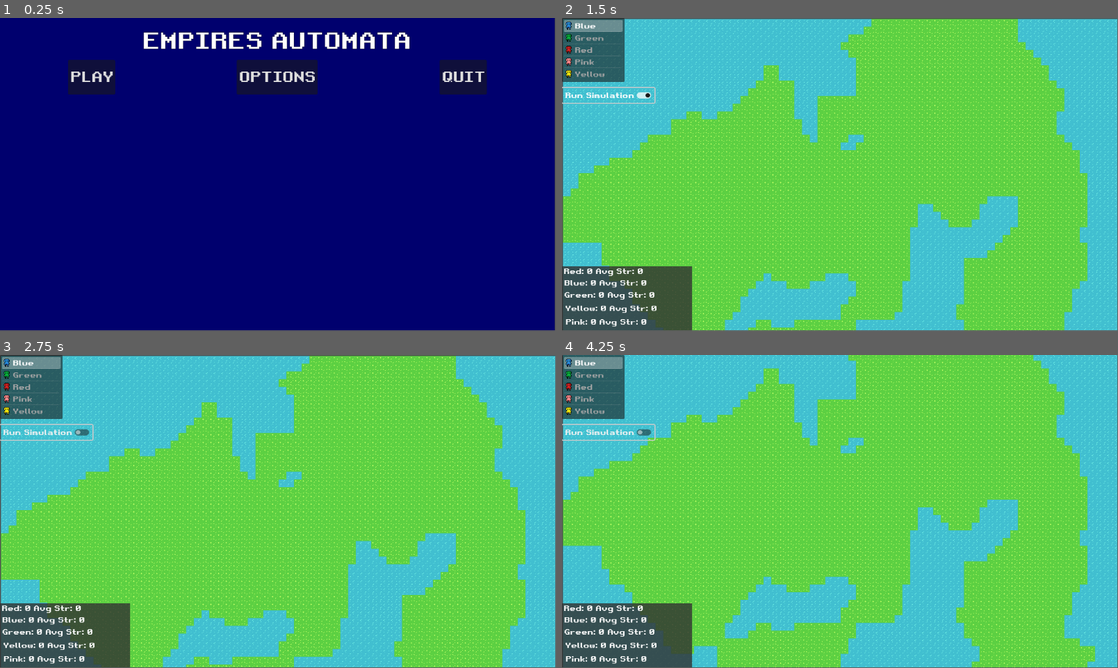
Above: before the commit, frames 1-4 (two rows, left to right).
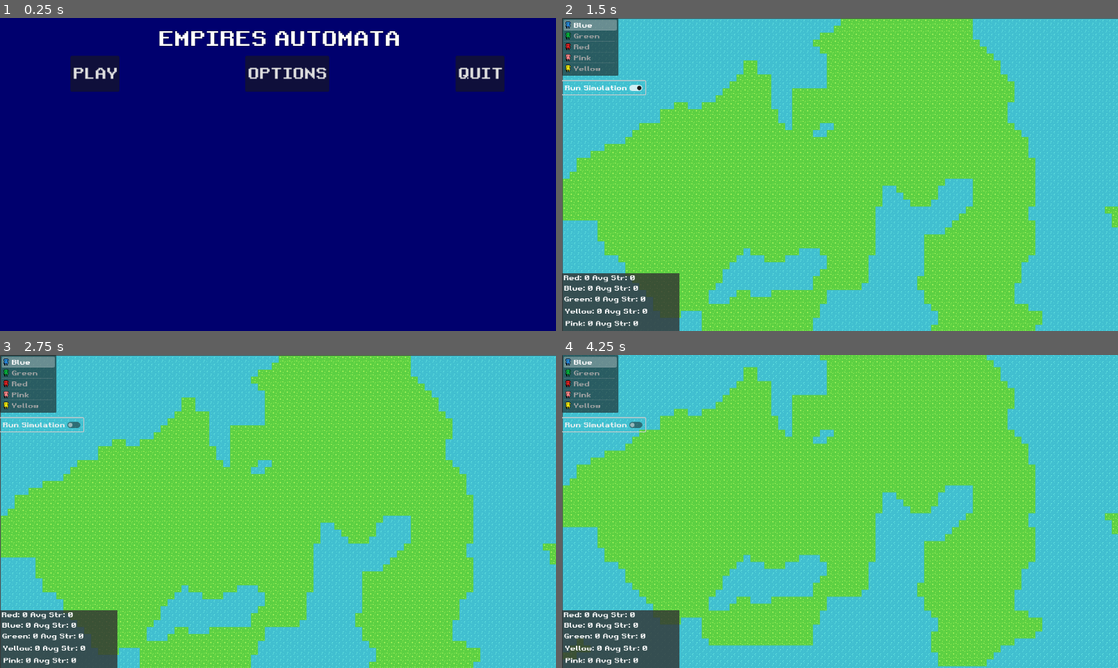
Above: after the commit, the same moments.

Repository: Crisptos/Empires-Automata
Game: Godot game, scene res://Scenes/UI/Main Menu/main_menu.tscn
Two runs of this game, one before a commit and one after it. Both use one fixed random seed, a clock stepped at 60 frames per second and the inputs below.
Inputs (mouse positions are in pixels of both pictures, inside the frame that each line leads up to):
- Up to frame 1 (0.25 s): no input
- Up to frame 2 (1.5 s): click "PLAY" at 0.5 s; click "Run Simulation" at 1.25 s
- Up to frame 3 (2.75 s): click "Run Simulation" at 2 s
- Up to frame 4 (4.25 s): click "Run Simulation" at 2.75 s; tap Enter at 3.5 s; move the mouse to (962, 495) at 3.52 s; hold S (CAMERA_DOWN) from 3.53 s (still down); click (962, 495) at 3.67 s
In our replay, the window is 799x449 before the commit and 800x450 after it. These sizes can differ from the game's own. Grey fills any space a smaller window leaves; there, only what the larger window draws over its background counts as a difference.

The runs differ from the first frame. In frame 1, 4.5% of the frame differs, in the area x 12-100%, y 0-100%; in frame 2, 41%; in frame 3, 41%; in frame 4, 42%, in the area x 0-100%, y 0-100%.

Commit message:
Added in a resolution settings in the options menu. Settings are saved to a cfg file and loaded upon game initialization

Diff:
--- /dev/null
+++ b/Config/settings.cfg
@@ -0,0 +1,3 @@
+[Video Settings]
+
+Resolution=1
--- /dev/null
+++ b/Scenes/UI/Main Menu/Settings/options_menu.gd
@@ -0,0 +1,43 @@
+extends Control
+
+@onready var resolutions = $"Background/Tabs Container/Video/MarginContainer/ResContainer/Resolutions"
+
+var _config = ConfigFile.new()
+var path = "res://Config/settings.cfg"
+
+func _ready():
+	loadSettings()
+
+func _on_button_pressed():
+	self.visible = !self.visible
+
+func loadSettings():
+	var error = _config.load("res://Config/settings.cfg");
+	if error != OK:
+		# Create new cfg with default settings
+		_config.set_value("Video Settings", "Resolution", 0)
+		_config.save(path)
+		return
+
+	var resolution_index = _config.get_value("Video Settings", "Resolution", null)
+	updateResolution(resolution_index)
+	resolutions.select(resolution_index)
+
+
+func _on_resolutions_item_selected(index):
+	updateResolution(index)
+
+func updateResolution(index: int):
+	match index:
+		0:
+			DisplayServer.window_set_size(Vector2i(1024, 576))
+		1:
+			DisplayServer.window_set_size(Vector2i(1280, 720))
+		2:
+			DisplayServer.window_set_size(Vector2i(1366, 768))
+		3:
+			DisplayServer.window_set_size(Vector2i(1600, 900))
+		4:
+			DisplayServer.window_set_size(Vector2i(1920, 1080))
+	_config.set_value("Video Settings", "Resolution", index)
+	_config.save(path)
--- /dev/null
+++ b/Scenes/UI/Main Menu/Settings/options_menu.tscn
@@ -0,0 +1,86 @@
+[gd_scene load_steps=2 format=3 uid="uid://cqa48oq2i3hq5"]
+
+[ext_resource type="Script" path="res://Scenes/UI/Main Menu/Settings/options_menu.gd" id="1_6trpk"]
+
+[node name="options_menu" type="Control"]
+layout_mode = 3
+anchors_preset = 15
+anchor_right = 1.0
+anchor_bottom = 1.0
+grow_horizontal = 2
+grow_vertical = 2
+script = ExtResource("1_6trpk")
+
+[node name="Background" type="ColorRect" parent="."]
+layout_mode = 1
+anchors_preset = -1
+offset_left = 108.0
+offset_top = 81.0
+offset_right = 1153.0
+offset_bottom = 643.0
+color = Color(0.14902, 0.164706, 0.258824, 1)
+
+[node name="Tabs Container" type="TabContainer" parent="Background"]
+layout_mode = 0
+offset_top = 1.0
+offset_right = 1045.0
+offset_bottom = 563.0
+
+[node name="Video" type="TabBar" parent="Background/Tabs Container"]
+layout_mode = 2
+
+[node name="MarginContainer" type="MarginContainer" parent="Background/Tabs Container/Video"]
+layout_mode = 1
+offset_left = 36.0
+offset_top = 32.0
+offset_right = 164.0
+offset_bottom = 104.0
+
+[node name="ResContainer" type="VBoxContainer" parent="Background/Tabs Container/Video/MarginContainer"]
+layout_mode = 2
+size_flags_horizontal = 0
+size_flags_vertical = 0
+
+[node name="ResolutionLabel" type="Label" parent="Background/Tabs Container/Video/MarginContainer/ResContainer"]
+layout_mode = 2
+text = "Resolution
+"
+horizontal_alignment = 1
+
+[node name="Resolutions" type="OptionButton" parent="Background/Tabs Container/Video/MarginContainer/ResContainer"]
+layout_mode = 2
+tooltip_text = "
+"
+flat = true
+item_count = 5
+selected = 0
+popup/item_0/text = "1024x576"
+popup/item_0/id = 0
+popup/item_1/text = "1280x720"
+popup/item_1/id = 1
+popup/item_2/text = "1366x768"
+popup/item_2/id = 2
+popup/item_3/text = "1600x900"
+popup/item_3/id = 3
+popup/item_4/text = "1920x1080"
+popup/item_4/id = 4
+
+[node name="Audio" type="TabBar" parent="Background/Tabs Container"]
+visible = false
+layout_mode = 2
+
+[node name="Gameplay" type="TabBar" parent="Background/Tabs Container"]
+visible = false
+layout_mode = 2
+
+[node name="X" type="Button" parent="Background"]
+layout_mode = 0
+offset_left = 1017.0
+offset_top = 4.0
+offset_right = 1044.0
+offset_bottom = 35.0
+scale = Vector2(0.785, 0.785)
+text = "X"
+
+[connection signal="item_selected" from="Background/Tabs Container/Video/MarginContainer/ResContainer/Resolutions" to="." method="_on_resolutions_item_selected"]
+[connection signal="pressed" from="Background/X" to="." method="_on_button_pressed"]
--- a/Scenes/UI/Main Menu/main_menu.tscn
+++ b/Scenes/UI/Main Menu/main_menu.tscn
@@ -18,17 +18,19 @@
 
 [node name="Background" type="ColorRect" parent="."]
 layout_mode = 0
-offset_right = 1151.0
-offset_bottom = 650.0
+offset_right = 1285.0
+offset_bottom = 721.0
 color = Color(0, 0, 0.431373, 1)
 
 [node name="CanvasLayer" type="CanvasLayer" parent="."]
 
-[node name="TitleMarginContainer" type="MarginContainer" parent="CanvasLayer"]
-offset_right = 1146.0
+[node name="Title" type="MarginContainer" parent="CanvasLayer"]
+anchors_preset = -1
+anchor_right = 0.065625
+offset_right = 1199.0
 offset_bottom = 95.0
 
-[node name="Main Title" type="Label" parent="CanvasLayer/TitleMarginContainer"]
+[node name="Main Title" type="Label" parent="CanvasLayer/Title"]
 layout_mode = 2
 text = "EMPIRES AUTOMATA"
 label_settings = ExtResource("1_groxg")
@@ -38,6 +40,8 @@
 offset_top = 87.0
 offset_right = 1152.0
 offset_bottom = 159.0
+scale = Vector2(1.15, 1.15)
+metadata/_edit_use_anchors_ = true
 
 [node name="Play" type="Button" parent="CanvasLayer/HButtonContainer"]
 layout_mode = 2
--- a/Scenes/UI/Main Menu/options_menu.gd
+++ /dev/null
@@ -1,4 +0,0 @@
-extends Control
-
-func _on_button_pressed():
-	self.visible = !self.visible
--- a/Scenes/UI/Main Menu/options_menu.tscn
+++ /dev/null
@@ -1,56 +0,0 @@
-[gd_scene load_steps=2 format=3 uid="uid://cqa48oq2i3hq5"]
-
-[ext_resource type="Script" path="res://Scenes/UI/Main Menu/options_menu.gd" id="1_3njij"]
-
-[node name="options_menu" type="Control"]
-layout_mode = 3
-anchors_preset = 15
-anchor_right = 1.0
-anchor_bottom = 1.0
-grow_horizontal = 2
-grow_vertical = 2
-script = ExtResource("1_3njij")
-
-[node name="ColorRect" type="ColorRect" parent="."]
-layout_mode = 0
-offset_left = 182.0
-offset_top = 107.0
-offset_right = 954.0
-offset_bottom = 522.0
-color = Color(0.14902, 0.164706, 0.258824, 1)
-
-[node name="Tabs Container" type="TabContainer" parent="ColorRect"]
-layout_mode = 0
-offset_top = 1.0
-offset_right = 770.0
-offset_bottom = 414.0
-
-[node name="Video" type="TabBar" parent="ColorRect/Tabs Container"]
-layout_mode = 2
-
-[node name="MenuButton" type="MenuButton" parent="ColorRect/Tabs Container/Video"]
-layout_mode = 0
-offset_left = 33.0
-offset_top = 29.0
-offset_right = 159.0
-offset_bottom = 60.0
-text = "Resolution"
-
-[node name="Audio" type="TabBar" parent="ColorRect/Tabs Container"]
-visible = false
-layout_mode = 2
-
-[node name="Gameplay" type="TabBar" parent="ColorRect/Tabs Container"]
-visible = false
-layout_mode = 2
-
-[node name="Button" type="Button" parent="ColorRect"]
-layout_mode = 0
-offset_left = 738.0
-offset_top = 4.0
-offset_right = 765.0
-offset_bottom = 35.0
-scale = Vector2(0.785, 0.785)
-text = "X"
-
-[connection signal="pressed" from="ColorRect/Button" to="." method="_on_button_pressed"]
--- a/Scenes/World/world.tscn
+++ b/Scenes/World/world.tscn
@@ -51,7 +51,7 @@
 top_level = true
 
 [node name="Camera2D" type="Camera2D" parent="."]
-position = Vector2(576, 324)
+position = Vector2(640, 360)
 script = ExtResource("4_xxgny")
 
 [node name="CanvasLayer" type="CanvasLayer" parent="."]
@@ -59,8 +59,8 @@
 [node name="GUI" type="Control" parent="CanvasLayer"]
 layout_mode = 3
 anchors_preset = 0
-offset_right = 1152.0
-offset_bottom = 649.0
+offset_right = 1280.0
+offset_bottom = 720.0
 
 [node name="ItemList" type="ItemList" parent="CanvasLayer/GUI"]
 texture_filter = 1
@@ -92,9 +92,9 @@
 
 [node name="CounterRect" type="ColorRect" parent="CanvasLayer/GUI"]
 layout_mode = 0
-offset_top = 515.0
+offset_top = 587.0
 offset_right = 270.0
-offset_bottom = 648.0
+offset_bottom = 720.0
 color = Color(0.196078, 0.196078, 0.196078, 0.803922)
 
 [node name="Blue" type="Label" parent="CanvasLayer/GUI/CounterRect"]
--- a/project.godot
+++ b/project.godot
@@ -14,6 +14,11 @@
 run/main_scene="res://Scenes/UI/Main Menu/main_menu.tscn"
 config/features=PackedStringArray("4.1", "Mobile")
 config/icon="res://Assets/empires-icon.svg"
+
+[display]
+
+window/size/viewport_width=1280
+window/size/viewport_height=720
 
 [input]
 
